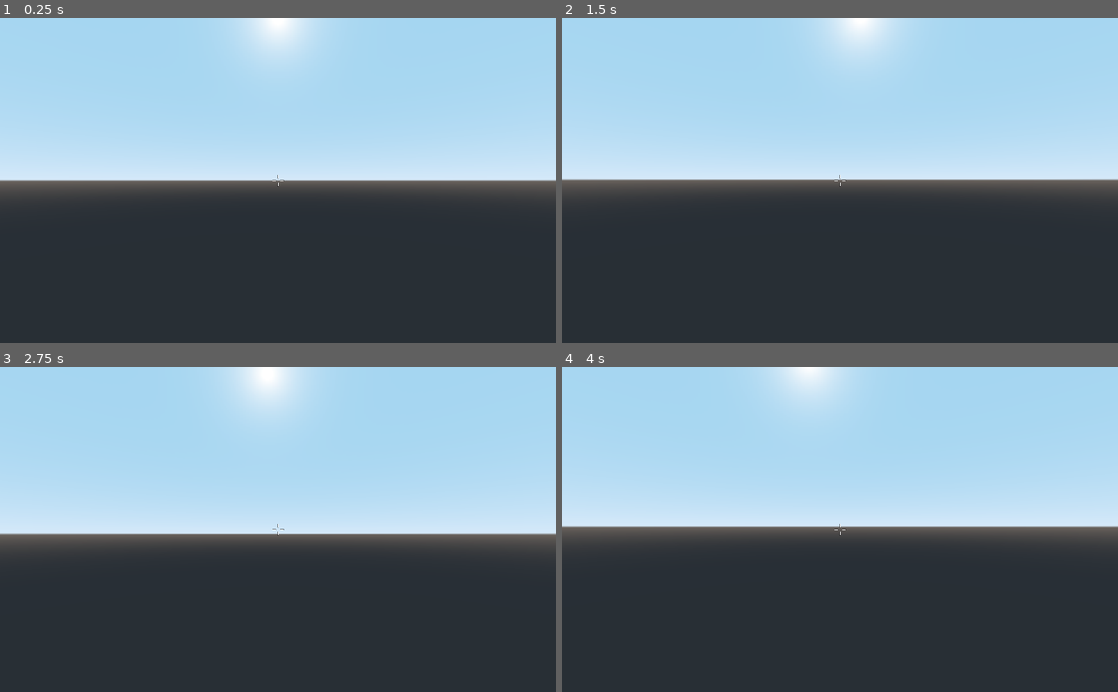
Above: before the commit, frames 1-4 (two rows, left to right).
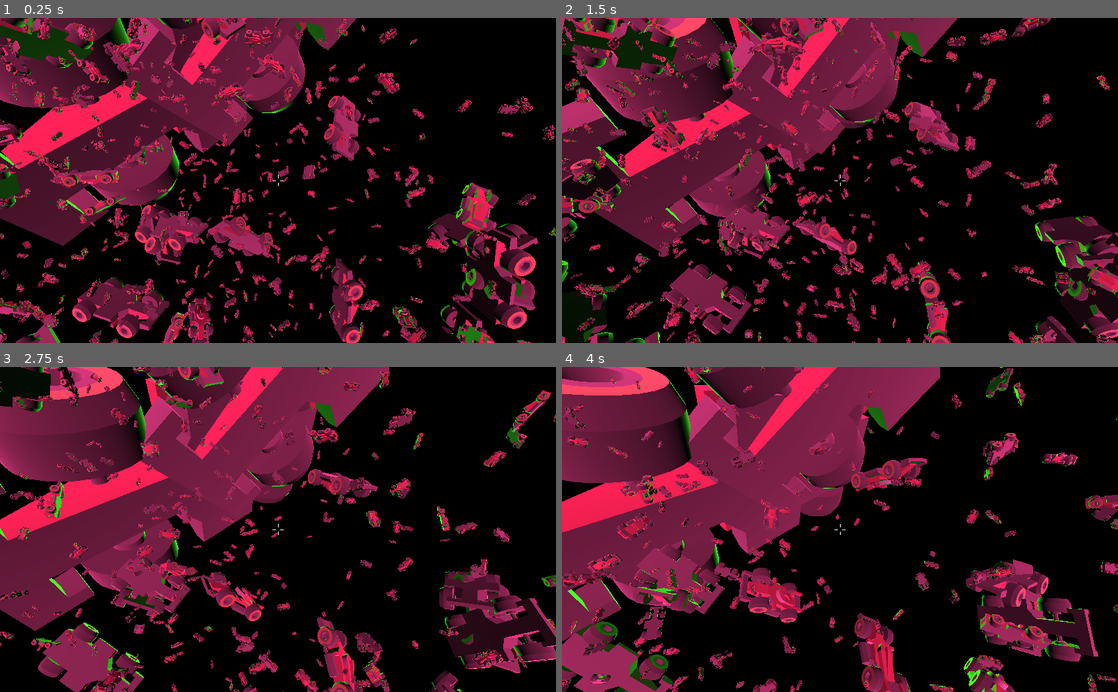
Above: after the commit, the same moments.

Repository: kiwily/game-jam-brackeys-2022
Game: Godot game, scene res://world/world.tscn
The game is run twice, just before and just after one commit, with the same random seed, the same clock (stepped at 60 frames per second) and the same inputs.
Inputs (mouse positions are in pixels of both pictures, inside the frame that each line leads up to):
- Up to frame 1 (0.25 s): no input
- Up to frame 2 (1.5 s): move the mouse to (867, 180) at 0.52 s; hold W (forward) from 0.53 s (still down); click (867, 180) at 0.6 s; move the mouse to (812, 180) at 1.27 s; click (812, 180) at 1.35 s
- Up to frame 3 (2.75 s): keep holding W (forward); move the mouse to (289, 523) at 2.02 s; click (289, 523) at 2.1 s
- Up to frame 4 (4 s): keep holding W (forward); move the mouse to (834, 536) at 2.77 s; click (834, 536) at 2.85 s; move the mouse to (878, 532) at 3.52 s; click (878, 532) at 3.6 s

The runs differ from the first frame. In frame 1, 100% of the frame differs, in the area x 0-100%, y 0-100%; in frame 2, 100%; in frame 3, 100%; in frame 4, 100%.

Commit message:
couleurs et voitures distantes

Diff:
--- a/project/player/player.tscn
+++ b/project/player/player.tscn
@@ -36,3 +36,10 @@
 __meta__ = {
 "_edit_use_anchors_": false
 }
+
+[node name="OmniLight" type="OmniLight" parent="."]
+light_color = Color( 0.00392157, 0, 0.615686, 1 )
+light_energy = 4.192
+light_specular = 2.278
+omni_range = 54.864
+omni_attenuation = 15.455
--- a/project/target-manager/target-manager.gd
+++ b/project/target-manager/target-manager.gd
@@ -4,36 +4,39 @@
 # Declare member variables here. Examples:
 var max_x: int = 50
 var max_y: int = 50
+var max_z: int = 50
 export (PackedScene) var target_scene: PackedScene
 
 var rng = RandomNumberGenerator.new()
 # Called when the node enters the scene tree for the first time.
 func _ready():
-	#for i in range(1000):
-	#	var a = target_scene.instance()
-	#	a.pos_bound = 20
-	#	a.pos_min = 0
-	#a.rot_bound = 0.5
-	#	a.speed_bound = 0.1
-	#	a.transform.origin.x = rng.randf_range(-max_x, max_x)
-	#	a.transform.origin.y = rng.randf_range(-max_y, max_y)
-	#	add_child(a)
-	for i in range(100):
+	for i in range(1000):
 		var a = target_scene.instance()
 		a.pos_bound = 20
-		a.pos_min = 100
+		a.pos_min = 0
+		a.rot_bound = 0.5
+		a.speed_bound = 0.1
+		a.transform.origin.x = rng.randf_range(-max_x, max_x)
+		a.transform.origin.y = rng.randf_range(-max_y, max_y)
+		a.transform.origin.z = rng.randf_range(-max_z, max_z)
+		a.scale_ = 1
+		add_child(a)
+	for i in range(50):
+		var a = target_scene.instance()
+		a.pos_bound = 20
+		a.pos_min = 200
 		a.rot_bound = 0.2
 		a.speed_bound = 0.04
-		a.global_scale(Vector3(5, 5, 5))
+		a.scale_ = 40
 		add_child(a)
-	#for i in range(10):
-#		var a = target_scene.instance()
-#		a.pos_bound = 20
-#		a.pos_min = 3000
-#		a.rot_bound = 0.5
-#		a.speed_bound = 0.05
-#		a.global_scale(Vector3(50, 50, 50))
-#		add_child(a)
+	for i in range(2):
+		var a = target_scene.instance()
+		a.pos_bound = 20
+		a.pos_min = 500
+		a.rot_bound = 0.01
+		a.speed_bound = 20
+		a.scale_ = 500
+		add_child(a)
 
 
 # Called every frame. 'delta' is the elapsed time since the previous frame.
--- a/project/target/target.gd
+++ b/project/target/target.gd
@@ -10,6 +10,7 @@
 export (float) var pos_min: float
 export (float) var pos_bound: float
 export (float) var rot_bound: float
+export (int) var scale_: int
 
 var speed_x
 var speed_y
@@ -34,9 +35,11 @@
 	object.transform.origin.y = pos_y
 	object.transform.origin.z = pos_z
 
-	object.rotate_x(rng.randf_range(0, 3.2))
-	object.rotate_y(rng.randf_range(0, 3.2))
-	object.rotate_z(rng.randf_range(0, 3.2))
+	object.global_scale(Vector3(scale_, scale_, scale_))
+
+	rotate_x(rng.randf_range(0, 2 * PI))
+	rotate_y(rng.randf_range(0, 2 * PI))
+	rotate_z(rng.randf_range(0, 2 * PI))
 
 	speed_x = atan(speed_bound * rng.randfn() / (1 + pos_x))
 	speed_y = atan(speed_bound * rng.randfn() / (1 + pos_y))
--- a/project/world/world.tscn
+++ b/project/world/world.tscn
@@ -1,7 +1,13 @@
-[gd_scene load_steps=3 format=2]
+[gd_scene load_steps=5 format=2]
 
 [ext_resource path="res://player/player.tscn" type="PackedScene" id=1]
 [ext_resource path="res://target-manager/target-manager.tscn" type="PackedScene" id=2]
+
+[sub_resource type="ProceduralSky" id=1]
+
+[sub_resource type="Environment" id=2]
+background_mode = 1
+background_sky = SubResource( 1 )
 
 [node name="World" type="Spatial"]
 
@@ -10,3 +16,17 @@
 
 [node name="TargetManager" parent="." instance=ExtResource( 2 )]
 transform = Transform( 1, 0, 0, 0, 1, 0, 0, 0, 1, 1.1281, -21.4771, -32.1505 )
+
+[node name="WorldEnvironment" type="WorldEnvironment" parent="."]
+environment = SubResource( 2 )
+
+[node name="DirectionalLight" type="DirectionalLight" parent="."]
+light_color = Color( 0.580392, 0.14902, 0.333333, 1 )
+light_energy = 2.0
+light_specular = 3.0
+
+[node name="DirectionalLight2" type="DirectionalLight" parent="."]
+transform = Transform( -1, 0, -8.74228e-08, 0, 1, 0, 8.74228e-08, 0, -1, 0, 0, 0 )
+light_color = Color( 0.168627, 0.635294, 0.101961, 1 )
+light_energy = 2.0
+light_specular = 3.0
